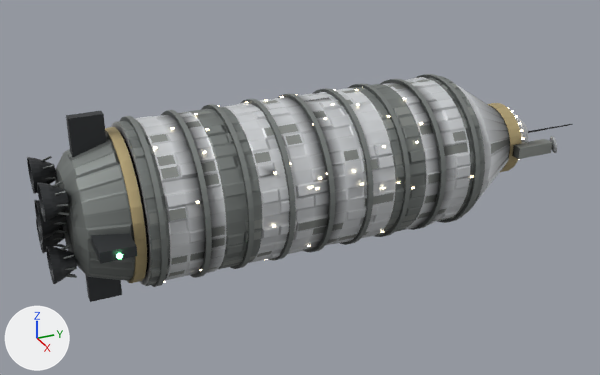
Renders of the glTF model assets/models/medina.glb from each side of a commit.
The view is the same before and after, from a 50 mm camera at (1.144, -0.51, 0.546) aimed at (-0.014, 0.011, -0.033). Lighting does not change. The marker at lower left points along +X, +Y and +Z. The first picture is the older version. Vertices at exactly the same position are counted once.

The older version as bpy lines, for what is in view:
```python
me_medina_body = bpy.data.meshes.new('medina_body')
me_medina_body.from_pydata(...)  # 3292 vertices, 6264 faces; spans x -0.159..0.159, y -0.412..0.57, z -0.15..0.15
# faces by material slot: [64, 1376, 2424, 1560, 512, 288, 20, 20]
me_medina_body.materials.append(mat_hull)
me_medina_body.materials.append(mat_hull2)
me_medina_body.materials.append(mat_dark)
me_medina_body.materials.append(mat_pale)
me_medina_body.materials.append(mat_gold)
me_medina_body.materials.append(mat_window)
me_medina_body.materials.append(mat_red)
me_medina_body.materials.append(mat_green)
me_medina_drum = bpy.data.meshes.new('medina_drum')
me_medina_drum.from_pydata(...)  # 6078 vertices, 11716 faces; spans x -0.131..0.131, y -0.28..0.28, z -0.131..0.131
# faces by material slot: [310, 5058, 5028, 1320]
me_medina_drum.materials.append(mat_hull)
me_medina_drum.materials.append(mat_hull2)
me_medina_drum.materials.append(mat_pale)
me_medina_drum.materials.append(mat_window)
ob_body = bpy.data.objects.new('body', me_medina_body)
ob_body.location = (0.0, 0.0, 0.0)
ob_drum = bpy.data.objects.new('drum', me_medina_drum)
ob_drum.location = (0.0, 0.0, 0.0)
```
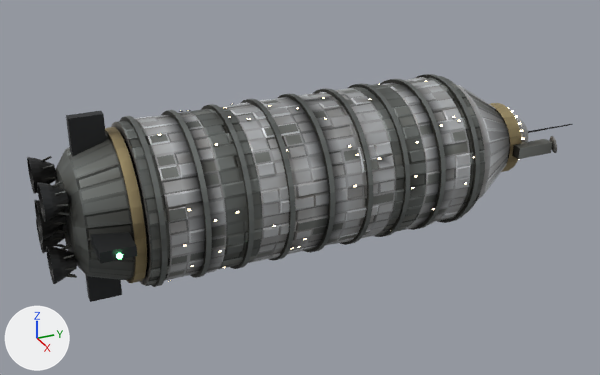
Where the newer file only moved an object's origin or applied its transform, the numbers keep the older frame.

Where the change shows, as pixel boxes [x1, y1, x2, y2] in the pictures (600 x 375 px; the box of a moved part takes in the faces that stretch with it):
part 1 of me_medina_body, moved or reshaped: before [466, 91, 557, 196]; after [457, 85, 510, 198]
part 2 of me_medina_body, moved or reshaped: before [65, 134, 135, 281]; after [64, 134, 135, 280]
part 3 of me_medina_body, recoloured: [28, 85, 557, 283] in both
part 4 of me_medina_body, recoloured: before [491, 139, 510, 154]; after [464, 88, 509, 195]
part 5 of me_medina_body, recoloured: [469, 94, 501, 117] in both
part 6 of me_medina_drum, deleted: before [153, 86, 473, 283]
part 7 of me_medina_drum, built on: before [324, 119, 419, 189]; after [157, 80, 475, 282]
part 8 of me_medina_drum, recoloured (darker): [111, 74, 485, 286] in both

The edits, one by one:
me_medina_body has 3292 vertices, 6264 faces and spans x -0.159..0.159, y -0.412..0.57, z -0.15..0.15.
me_medina_body is used by ob_body; location (0.0, 0.0, 0.0).
me_medina_body part 1: 132 vertices moved from x -0.11..0.111, y 0.284..0.46, z -0.11..0.11 to x -0.109..0.11, y 0.284..0.46, z -0.112..0.112; 64 vertices removed from x -0.087..0.087, y 0.284..0.467, z -0.007..0.006; 64 vertices added at x -0.086..0.086, y 0.284..0.468, z -0.006..0.005.
me_medina_body part 2: 160 vertices moved from x -0.112..0.112, y -0.372..-0.285, z -0.112..0.111 to x -0.111..0.109, y -0.372..-0.285, z -0.111..0.112; 28 vertices removed from x -0.007..0.005, y -0.372..-0.285, z -0.006..0.005; 28 vertices added at x -0.006..0.007, y -0.372..-0.285, z -0.007..0.006.
me_medina_body part 3: 5106 kept faces spanning x -0.159..0.159, y -0.412..0.57, z -0.15..0.15 get new vertex colours.
me_medina_body part 4: 10 faces spanning x -0.108..0.108, y 0.302..0.379, z -0.06..0.112 switch from mat_hull to mat_pale.
me_medina_body part 5: 22 faces spanning x -0.102..0.059, y 0.284..0.45, z -0.111..0.107 switch from mat_pale to mat_hull.
me_medina_drum is used by ob_drum; location (0.0, 0.0, 0.0).
me_medina_drum had 6078 vertices, 11716 faces and spanned x -0.131..0.131, y -0.28..0.28, z -0.131..0.131.
me_medina_drum now has 6518 vertices, 11936 faces and spans x -0.131..0.131, y -0.28..0.28, z -0.131..0.131.
me_medina_drum part 6: 90 loose pieces with 720 vertices, spanning x -0.128..0.128, y -0.261..0.258, z -0.128..0.128, are deleted.
me_medina_drum part 7: 13 vertices moved within x -0.127..0.128, y -0.215..0.256, z -0.126..0.098; 47 vertices removed from x -0.118..0.128, y -0.244..0.261, z -0.127..0.112; 1195 vertices added at x -0.128..0.128, y -0.244..0.262, z -0.128..0.128.
me_medina_drum part 8: 9312 kept faces spanning x -0.131..0.131, y -0.28..0.28, z -0.131..0.131 get new vertex colours.
Other edits to the shape of me_medina_drum do not show in these pictures.
me_medina_drum gains material mat_dark.
